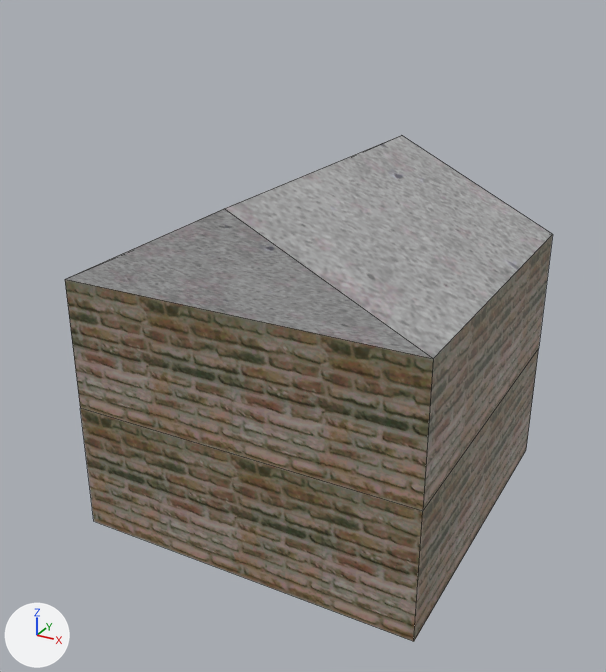
The Blender file Deserter/Assets/Mesh/Maps/Debug/DebugMap.blend, before and after one commit.
Camera for both pictures: a 50 mm camera at (4.07, -7.97, 5.93) aimed at (-0.13, -0.33, 2.11). The axes (+X, +Y, +Z) are drawn at lower left. The lights are the same throughout. Mesh edges are drawn as thin lines.

The older version as bpy lines, for what is in view:
```python
mat_matbricks01 = principled_material('MatBricks01')
mat_matbricks01.texture = img_bricktex02_png
me_plane_002 = bpy.data.meshes.new('Plane.002')
me_plane_002.from_pydata(...)  # 14 vertices, 13 faces; spans x -2.0..2.0, y -2.01..2.0, z 0.0..4.0
# faces by material slot: [5, 8]
me_plane_002.materials.append(mat_matasphalt)  # picture img_asphalttex02_png
me_plane_002.materials.append(mat_matbricks01)  # picture img_bricktex02_png
ob_plane = bpy.data.objects.new('Plane', me_plane_002)
ob_plane.location = (0.0, 0.0, 0.0)
```
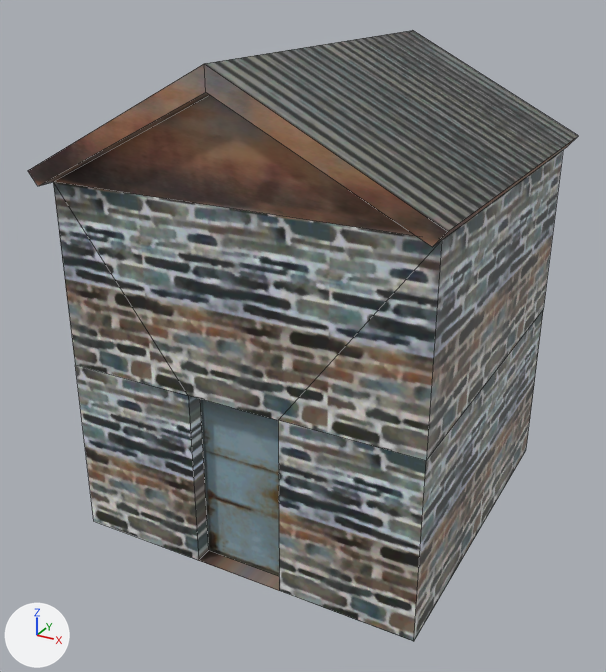
Pixel boxes [x1, y1, x2, y2] of what changed, in the pictures (606 x 672 px):
'Plane', surface changed, reshaped (13% wider, 21% taller): before [65, 135, 553, 641]; after [28, 30, 578, 641]
part 1 of me_plane_002, built on: before [65, 135, 552, 641]; after [28, 30, 578, 641]
part 2 of me_plane_002, surface changed: [414, 234, 553, 641] in both

What changed in the scene script:
```text
Add img_doortex00_png:
    img_doortex00_png = load_image('DoorTex00.png', '../../../textures/DoorTex00.png', 128, 128, 'sRGB')
Add img_shuttertex00_png:
    img_shuttertex00_png = load_image('shutterTex00.png', '../../../Textures/shutterTex00.png', 256, 256, 'sRGB')
Change mat_matbricks01:
    mat_matbricks01.texture: img_bricktex02_png -> img_bricktex01_png
Add mat_matasphalt_001:
    mat_matasphalt_001 = principled_material('MatAsphalt.001')
    mat_matasphalt_001.texture = img_doortex00_png
Add mat_matgrid_001:
    mat_matgrid_001 = principled_material('MatGrid.001')
    mat_matgrid_001.texture = img_shuttertex00_png
Change me_plane_002:
    used by ob_plane; location = (0.0, 0.0, 0.0)
    remove me_plane_002.from_pydata(...)  # 14 vertices, 13 faces; spans x -2.0..2.0, y -2.01..2.0, z 0.0..4.0
    remove me_plane_002.materials.append(mat_matasphalt)  # picture img_asphalttex02_png
    add me_plane_002.from_pydata(...)  # 40 vertices, 34 faces; spans x -2.11..2.11, y -2.21..2.2, z 0.0..5.23
    me_plane_002 part 1
    6 faces are deleted
    6 vertices in x -2.0..2.0, y -2.01..2.0, z 3.0..4.0 move by (0.0, 0.0, 1.01)
    4 vertices in x -2.0..2.0, y -2.01..2.0, z 1.5 move by (0.0, 0.0, 0.53)
    26 vertices are added at x -2.11..2.11, y -2.21..2.2, z 0.0..5.23
    12 new faces join them, mat_matrust (picture img_metaltex00_png)
    2 new faces join them, mat_matgrid_001 (picture img_shuttertex00_png)
    11 new faces join them, mat_matbricks01 (picture img_bricktex01_png)
    2 new faces join them, mat_matasphalt_001 (picture img_doortex00_png)
    me_plane_002 part 2: 6 kept faces spanning x -2.0..2.0, y -2.01..2.0, z 0.0..4.01 get new texture (UV) coordinates
    add me_plane_002.materials.append(mat_matrust)  # picture img_metaltex00_png
    add me_plane_002.materials.append(mat_matgrid_001)  # picture img_shuttertex00_png
    add me_plane_002.materials.append(mat_matasphalt_001)  # picture img_doortex00_png
```
